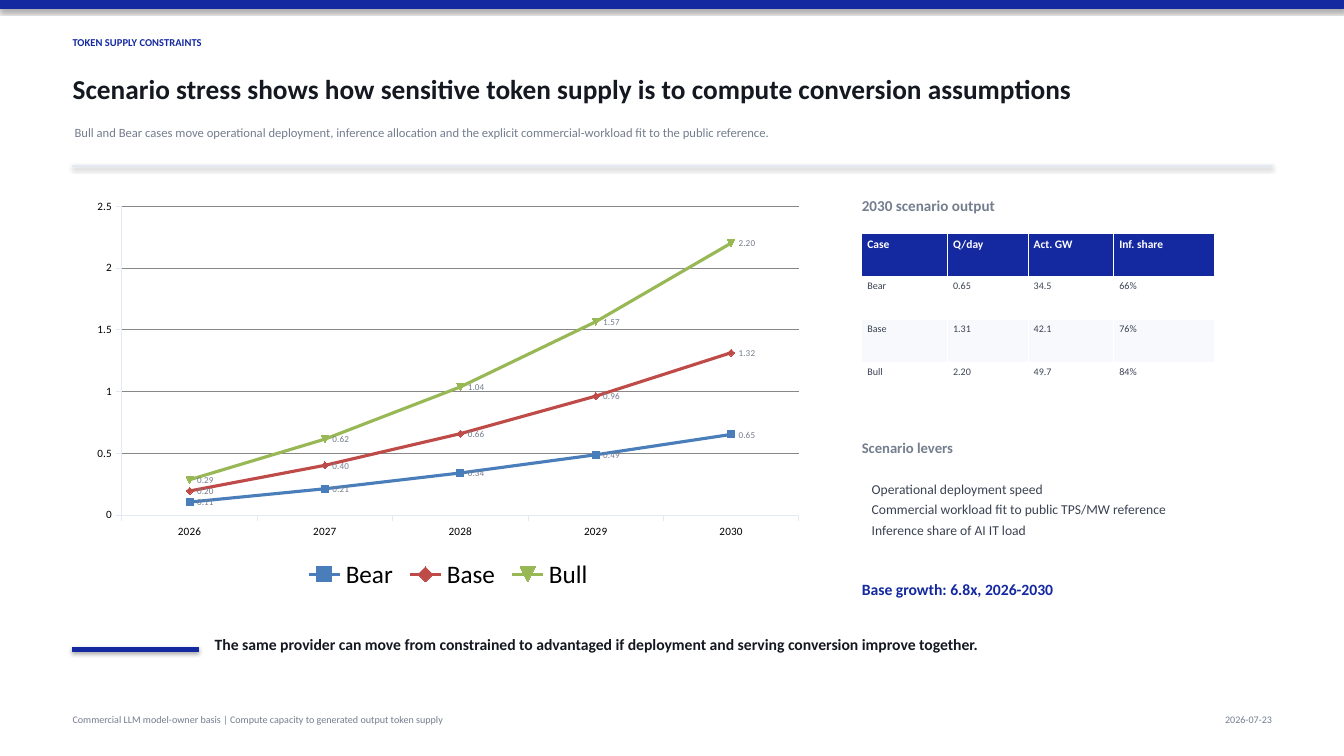
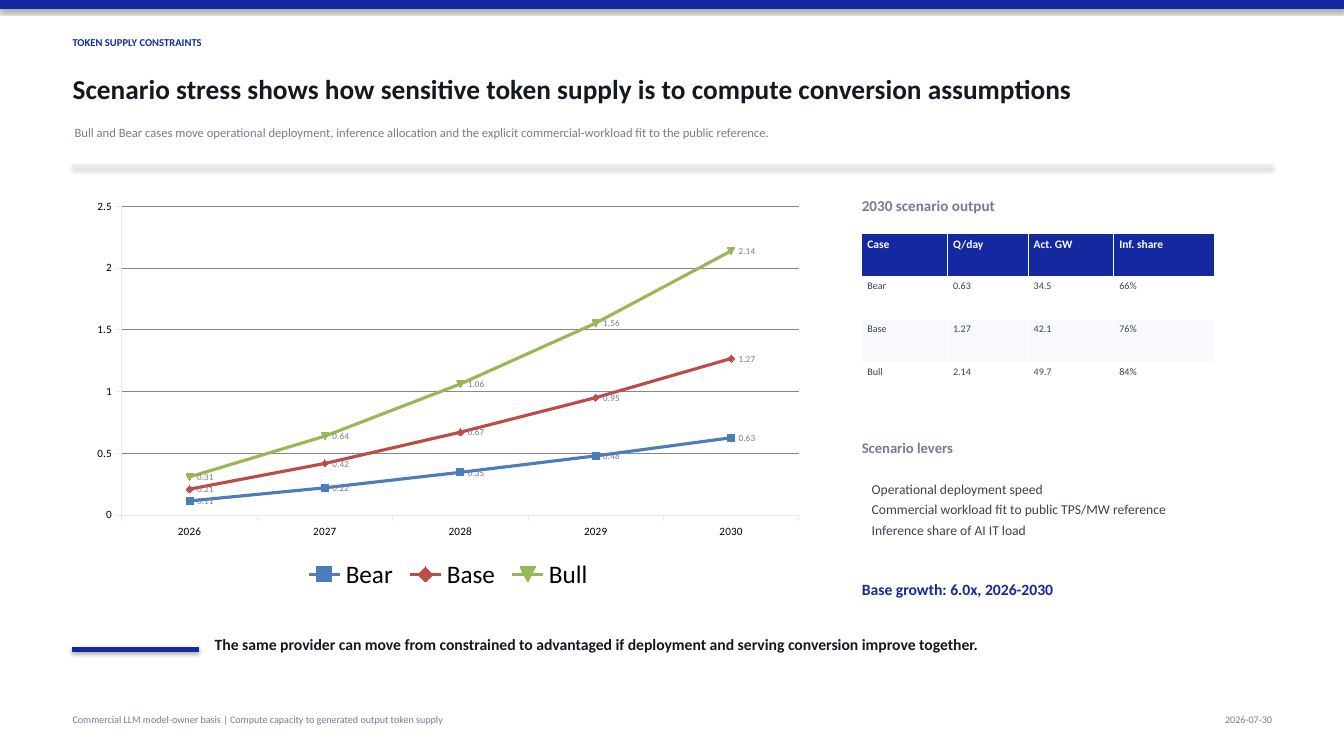
Before and after one commit to abcd00ou/Codex, a slide deck: slide 11 of llm_token_capacity_project/outputs/reports/llm_token_capacity_2026_2030.pptx. Drawn at 1344x756 pixels with LibreOffice and Linux fonts; fonts in the diff are those of the drawing. Boxes give left, top, right and bottom in pixels: in the first picture for what was removed or moved away, otherwise in the second. Text is boxed around its words. In the diff, an @@ line names an element or a change of style, - is before the commit and + after.

```diff
--- a/llm_token_capacity_project/outputs/reports/llm_token_capacity_2026_2030.pptx
+++ b/llm_token_capacity_project/outputs/reports/llm_token_capacity_2026_2030.pptx
@@ line chart at <box>83,192,814,595</box> @@
-Bear: 0.1, 0.21, 0.34, 0.49, 0.65
+Bear: 0.11, 0.22, 0.35, 0.48, 0.63
-Base: 0.2, 0.4, 0.66, 0.96, 1.31
+Base: 0.21, 0.42, 0.67, 0.95, 1.27
-Bull: 0.29, 0.61, 1.04, 1.57, 2.2
+Bull: 0.31, 0.64, 1.06, 1.55, 2.14
@@ table at <box>862,234,1215,405</box> @@
-row 2, column 2: 0.65
+row 2, column 2: 0.63
-row 3, column 2: 1.31
+row 3, column 2: 1.27
-row 4, column 2: 2.20
+row 4, column 2: 2.14
@@ text at <box>862,584,1053,598</box>: text changed @@
-Base growth: 6.8x, 2026-2030
+Base growth: 6.0x, 2026-2030
@@ text at <box>1225,716,1272,723</box>: text changed @@
-2026-07-23
+2026-07-30
```
Also in this commit, not shown: 12 other slides changed, 8 other files.
